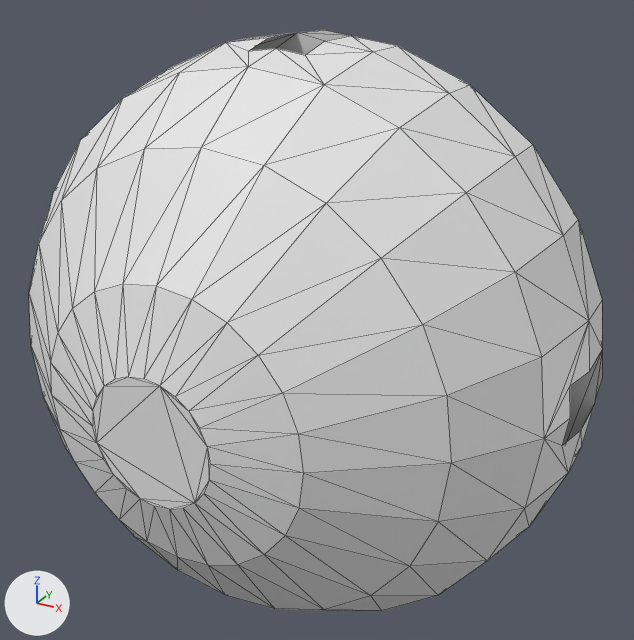
Two versions of the Blender file Models/SSPX/sspx-dome-greenhouse-5-1-iva.blend, one commit apart.
Rendered twice from a 50 mm lens placed at (3.38, -5.7, 3.09), pointed at (0.37, -0.23, 0.35). Lighting does not change. The marker at lower left points along +X, +Y and +Z. Mesh edges are drawn as thin lines.

Names of what the first picture shows: 'shellCollider'.
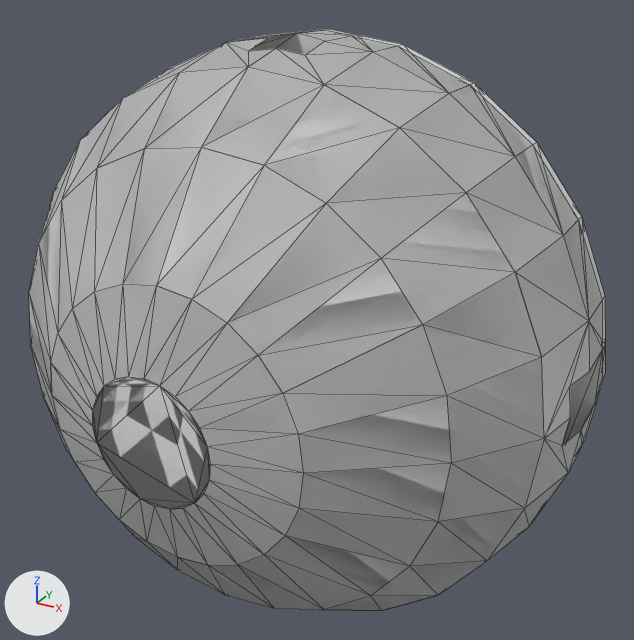
Commit message: depth mask fixes for sspx domes

Scene script edits in JSON lines:
```json
{"op": "add", "block": "mat_material_001", "code": ["mat_material_001 = principled_material('Material.001')", "mat_material_001.base_color = (0.8, 0.8, 0.8)  # white #e7e7e7"]}
{"block": "me_cube_002", "where": "# used by ob_depthmask; parent = ob_freeiva; location = (0.0, 0.0, 0.0)"}
{"op": "remove", "block": "me_cube_002", "code": "me_cube_002.from_pydata(...)  # 144 vertices, 93 faces; spans x -0.61..0.61, y -0.8..0.63, z -1.77..1.77"}
{"op": "add", "block": "me_cube_002", "code": "me_cube_002.from_pydata(...)  # 312 vertices, 401 faces; spans x -2.41..2.41, y -1.86..0.65, z -2.41..2.41"}
{"block": "me_cube_002", "change": "me_cube_002 part 1: a new loose piece of 168 vertices spanning x -2.41..2.41, y -1.86..0.65, z -2.41..2.41, in mat_material_001 (white #e7e7e7)"}
{"op": "add", "block": "me_cube_002", "code": "me_cube_002.materials.append(mat_material_001)  # white #e7e7e7"}
```

Location of each change, (x1, y1, x2, y2) in pixels of the pictures (634 x 640 px):
```json
{"object": "depthMask", "change": "reshaped", "after": [29, 29, 605, 611], "on screen": "not visible before"}
```
